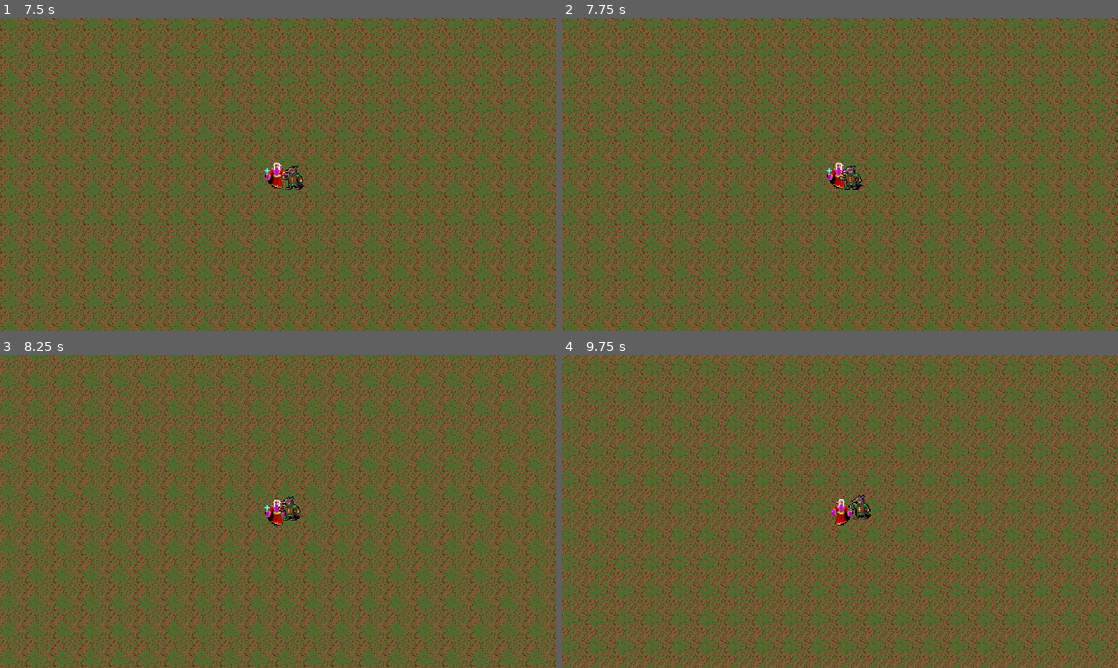
Above: before the commit, frames 1-4 (two rows, left to right).
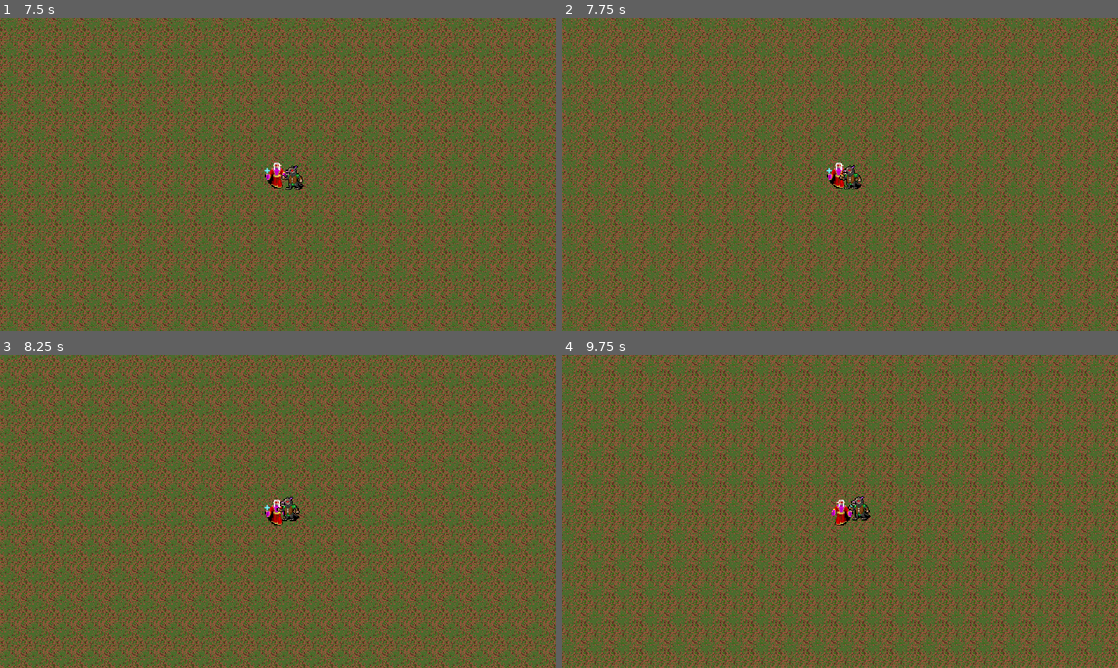
Above: after the commit, the same moments.

Repository: viniciuskuwakino/Survivor
Game: Godot game, scene res://world.tscn
The game is run twice, just before and just after one commit, with the same random seed, the same clock (stepped at 60 frames per second) and the same inputs.
Inputs:
- Up to frame 1 (7.5 s): hold D (right) 0.53-1.28 s; hold S (down) 1.28-2.03 s; hold D (right) 2.03-2.78 s; hold W (up) 2.78-3.53 s; hold A (left) 3.53-5.03 s; hold S (down) 5.03-5.78 s; hold D (right) 5.78-6.53 s; hold W (up) 6.53-7.28 s; hold D (right) from 7.28 s (still down)
- Up to frame 2 (7.75 s): keep holding D (right)
- Up to frame 3 (8.25 s): release D (right) at 8.03 s; hold S (down) from 8.03 s (still down)
- Up to frame 4 (9.75 s): release S (down) at 8.78 s; hold A (left) 8.78-9.53 s; hold W (up) from 9.53 s (still down)

Frame 1 is identical in both runs. In frame 2, 10% of the frame differs, in the area x 0-100%, y 0-100%; in frame 3, 37%; in frame 4, 56%.

Commit message:
Implementing Hitbox and Hurtbox

Diff:
--- a/Inimigos/inimigo_1.gd
+++ b/Inimigos/inimigo_1.gd
@@ -1,6 +1,7 @@
 extends CharacterBody2D
 
 @export var move_speed = 20.0
+@export var hp = 1
 
 @onready var player = get_tree().get_first_node_in_group("player")
 @onready var sprite = $Sprite2D
@@ -19,3 +20,10 @@
 		sprite.flip_h = true
 	elif direction.x < -0.1:
 		sprite.flip_h = false
+
+
+
+func _on_hurtbox_hurt(damage):
+	hp -= damage
+	if hp <= 0:
+		queue_free()
--- a/Inimigos/inimigo_1.tscn
+++ b/Inimigos/inimigo_1.tscn
@@ -1,7 +1,9 @@
-[gd_scene load_steps=7 format=3 uid="uid://bvxtvgy2ooimi"]
+[gd_scene load_steps=11 format=3 uid="uid://bvxtvgy2ooimi"]
 
 [ext_resource type="Script" path="res://Inimigos/inimigo_1.gd" id="1_ndilt"]
 [ext_resource type="Texture2D" uid="uid://b8xgcfdtncspr" path="res://Textures/Enemy/kolbold_weak.png" id="1_pj8md"]
+[ext_resource type="PackedScene" uid="uid://bmajb0mrun3ab" path="res://Utils/hurtbox.tscn" id="3_yyemb"]
+[ext_resource type="PackedScene" uid="uid://dvx1q17bidodx" path="res://Utils/hitbox.tscn" id="4_bp2nk"]
 
 [sub_resource type="CapsuleShape2D" id="CapsuleShape2D_2pyls"]
 
@@ -43,6 +45,12 @@
 "walk": SubResource("Animation_ti3hw")
 }
 
+[sub_resource type="RectangleShape2D" id="RectangleShape2D_7nt2m"]
+size = Vector2(21, 28)
+
+[sub_resource type="RectangleShape2D" id="RectangleShape2D_nywyf"]
+size = Vector2(11, 22)
+
 [node name="inimigo1" type="CharacterBody2D"]
 motion_mode = 1
 script = ExtResource("1_ndilt")
@@ -53,10 +61,33 @@
 
 [node name="CollisionShape2D" type="CollisionShape2D" parent="."]
 position = Vector2(1, 3)
-scale = Vector2(0.546134, 0.679468)
+scale = Vector2(0.45109, 0.528788)
 shape = SubResource("CapsuleShape2D_2pyls")
 
 [node name="AnimationPlayer" type="AnimationPlayer" parent="."]
 libraries = {
 "": SubResource("AnimationLibrary_w6cho")
 }
+
+[node name="Hurtbox" parent="." instance=ExtResource("3_yyemb")]
+visible = false
+collision_layer = 4
+collision_mask = 4
+
+[node name="CollisionShape2D" parent="Hurtbox" index="0"]
+position = Vector2(1.5, 2)
+shape = SubResource("RectangleShape2D_7nt2m")
+
+[node name="Hitbox" parent="." instance=ExtResource("4_bp2nk")]
+collision_layer = 2
+collision_mask = 2
+
+[node name="CollisionShape2D" parent="Hitbox" index="0"]
+position = Vector2(1, 3)
+scale = Vector2(0.863916, 0.796531)
+shape = SubResource("RectangleShape2D_nywyf")
+
+[connection signal="hurt" from="Hurtbox" to="." method="_on_hurtbox_hurt"]
+
+[editable path="Hurtbox"]
+[editable path="Hitbox"]
--- a/Player/player.gd
+++ b/Player/player.gd
@@ -1,6 +1,7 @@
 extends CharacterBody2D
 
 var move_speed = 40.0
+var hp = 5
 @onready var sprite = $Sprite2D
 @onready var walkTimer = get_node("%WalkTimer")
 
@@ -30,3 +31,8 @@
 
 	velocity = mov.normalized() * move_speed
 	move_and_slide()
+
+
+func _on_hurtbox_hurt(damage):
+	hp -= damage
+	print(hp)
--- a/Player/player.tscn
+++ b/Player/player.tscn
@@ -1,9 +1,12 @@
-[gd_scene load_steps=4 format=3 uid="uid://dckjkwrd6jt0g"]
+[gd_scene load_steps=6 format=3 uid="uid://dckjkwrd6jt0g"]
 
 [ext_resource type="Script" path="res://Player/player.gd" id="1_ro6e4"]
 [ext_resource type="Texture2D" uid="uid://bhtq0f2phaumr" path="res://Textures/Player/player_sprite.png" id="1_wtrva"]
+[ext_resource type="PackedScene" uid="uid://bmajb0mrun3ab" path="res://Utils/hurtbox.tscn" id="3_wruqt"]
 
 [sub_resource type="CapsuleShape2D" id="CapsuleShape2D_nmnse"]
+
+[sub_resource type="RectangleShape2D" id="RectangleShape2D_c2wrk"]
 
 [node name="Player" type="CharacterBody2D" groups=["player"]]
 motion_mode = 1
@@ -24,3 +27,16 @@
 unique_name_in_owner = true
 wait_time = 0.258
 one_shot = true
+
+[node name="Hurtbox" parent="." instance=ExtResource("3_wruqt")]
+collision_layer = 2
+collision_mask = 2
+
+[node name="CollisionShape2D" parent="Hurtbox" index="0"]
+position = Vector2(2, 1)
+scale = Vector2(0.533771, 0.989345)
+shape = SubResource("RectangleShape2D_c2wrk")
+
+[connection signal="hurt" from="Hurtbox" to="." method="_on_hurtbox_hurt"]
+
+[editable path="Hurtbox"]
--- /dev/null
+++ b/Utils/hitbox.gd
@@ -0,0 +1,13 @@
+extends Area2D
+
+
+@export var damage = 1
+@onready var collision = $CollisionShape2D
+@onready var disableTimer = $DisableHitBoxTimer
+
+func tempdisable():
+	collision.call_deferred("set", "disabled", true)
+	disableTimer.start()
+
+func _on_disable_hit_box_timer_timeout():
+	collision.call_deferred("set", "disabled", false)
--- /dev/null
+++ b/Utils/hitbox.tscn
@@ -0,0 +1,16 @@
+[gd_scene load_steps=2 format=3 uid="uid://dvx1q17bidodx"]
+
+[ext_resource type="Script" path="res://Utils/hitbox.gd" id="1_pc5qd"]
+
+[node name="Hitbox" type="Area2D" groups=["attack"]]
+collision_layer = 0
+collision_mask = 0
+script = ExtResource("1_pc5qd")
+
+[node name="CollisionShape2D" type="CollisionShape2D" parent="."]
+
+[node name="DisableHitBoxTimer" type="Timer" parent="."]
+wait_time = 0.5
+one_shot = true
+
+[connection signal="timeout" from="DisableHitBoxTimer" to="." method="_on_disable_hit_box_timer_timeout"]
--- /dev/null
+++ b/Utils/hurtbox.gd
@@ -0,0 +1,32 @@
+extends Area2D
+
+
+@export_enum("Cooldown", "HitOnce", "DisableHitBox") var HurtBoxType = 0
+
+@onready var collision = $CollisionShape2D
+@onready var disableTimer = $DisableTimer
+
+signal hurt(damage)
+
+
+func _on_area_entered(area):
+	if area.is_in_group("attack"):
+		if not area.get("damage") == null:
+			match HurtBoxType:
+				0: # Cooldown
+					collision.call_deferred("set", "disabled", true)
+					disableTimer.start()
+
+				1: # HitOnce
+					pass
+
+				2: # DisablHitBox
+					if area.has_method("tempdisable"):
+						area.tempdisable()
+
+			var damage = area.damage
+			emit_signal("hurt", damage)
+
+
+func _on_disable_timer_timeout():
+	collision.call_deferred("set", "disabled", false)
--- /dev/null
+++ b/Utils/hurtbox.tscn
@@ -0,0 +1,17 @@
+[gd_scene load_steps=2 format=3 uid="uid://bmajb0mrun3ab"]
+
+[ext_resource type="Script" path="res://Utils/hurtbox.gd" id="1_h185s"]
+
+[node name="Hurtbox" type="Area2D"]
+collision_layer = 0
+collision_mask = 0
+script = ExtResource("1_h185s")
+
+[node name="CollisionShape2D" type="CollisionShape2D" parent="."]
+
+[node name="DisableTimer" type="Timer" parent="."]
+wait_time = 0.5
+one_shot = true
+
+[connection signal="area_entered" from="." to="." method="_on_area_entered"]
+[connection signal="timeout" from="DisableTimer" to="." method="_on_disable_timer_timeout"]
--- a/project.godot
+++ b/project.godot
@@ -46,6 +46,13 @@
 ]
 }
 
+[layer_names]
+
+2d_physics/layer_1="World"
+2d_physics/layer_2="Player"
+2d_physics/layer_3="Enemy"
+2d_physics/layer_4="Loot"
+
 [rendering]
 
 textures/canvas_textures/default_texture_filter=0
